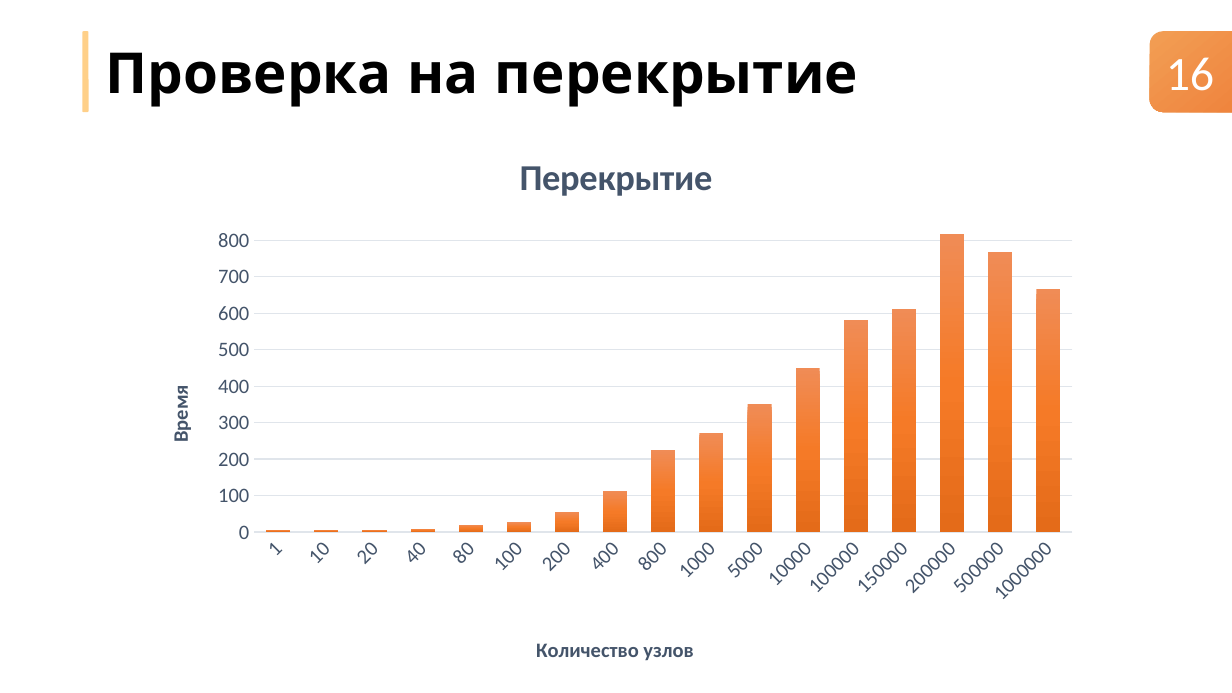
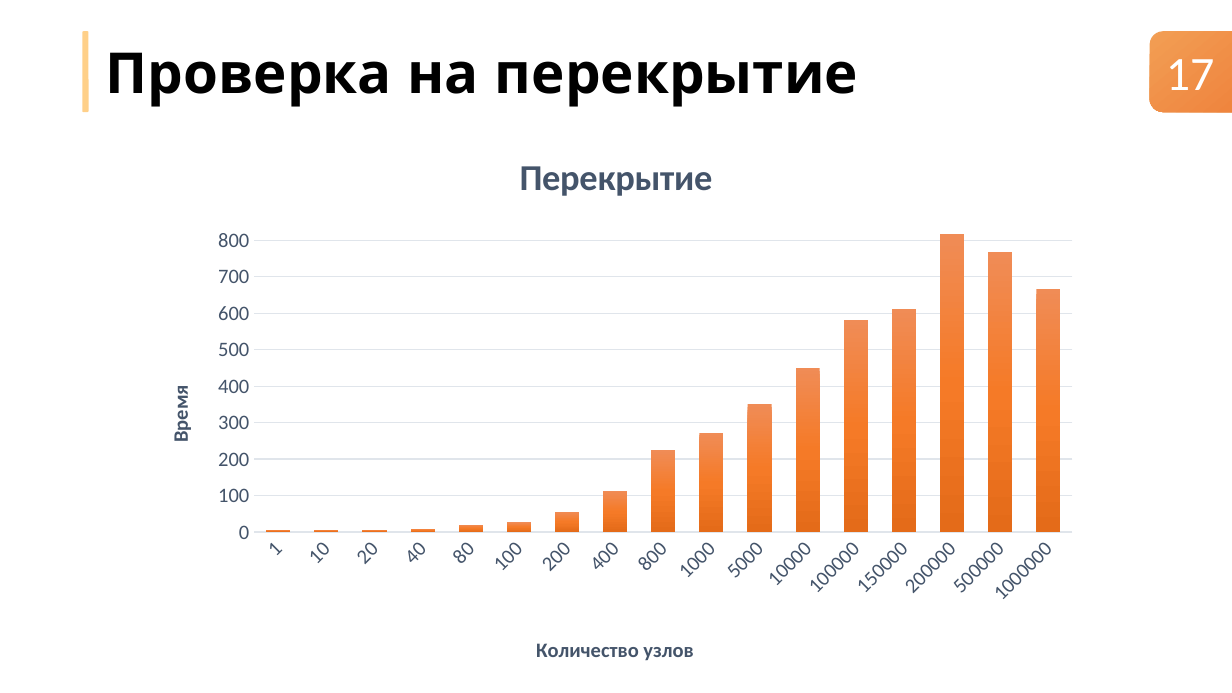
Before and after one commit to nikitachurganov/Interval-Tree, a slide deck: slide 17 of Дерево интервалов.pptx (slide 16 before the commit). Drawn at 1232x693 pixels with LibreOffice and Linux fonts; fonts in the diff are those of the drawing. Boxes give left, top, right and bottom in pixels: in the first picture for what was removed or moved away, otherwise in the second. Text is boxed around its words. In the diff, an @@ line names an element or a change of style, - is before the commit and + after.

```diff
--- a/Дерево интервалов.pptx
+++ b/Дерево интервалов.pptx
@@ text at (x1=1166, y1=59, x2=1214, y2=90): text changed @@
-16
+17
```
Also in this commit, not shown: 14 other slides changed, 2 slides added, 1 slide removed.
